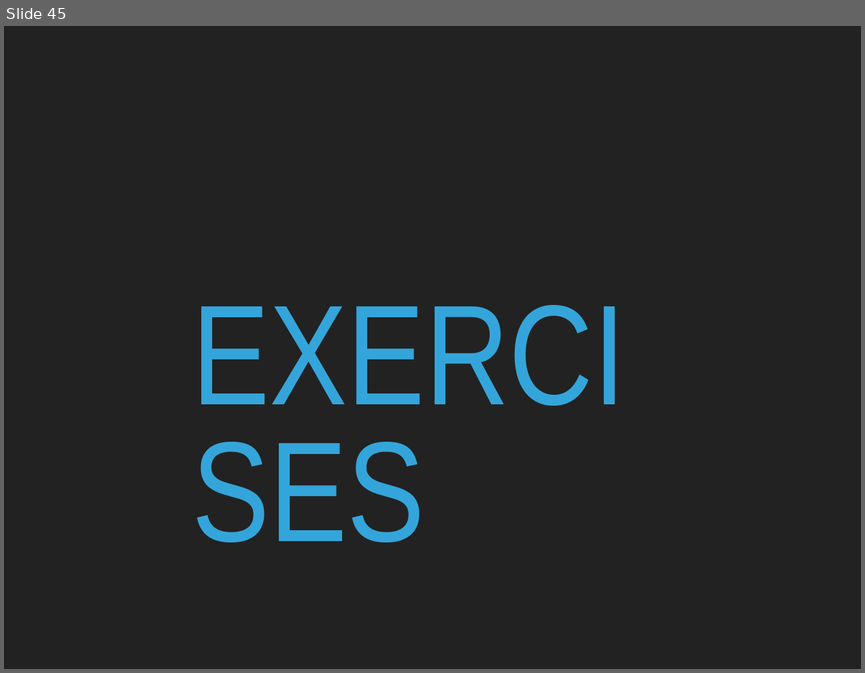
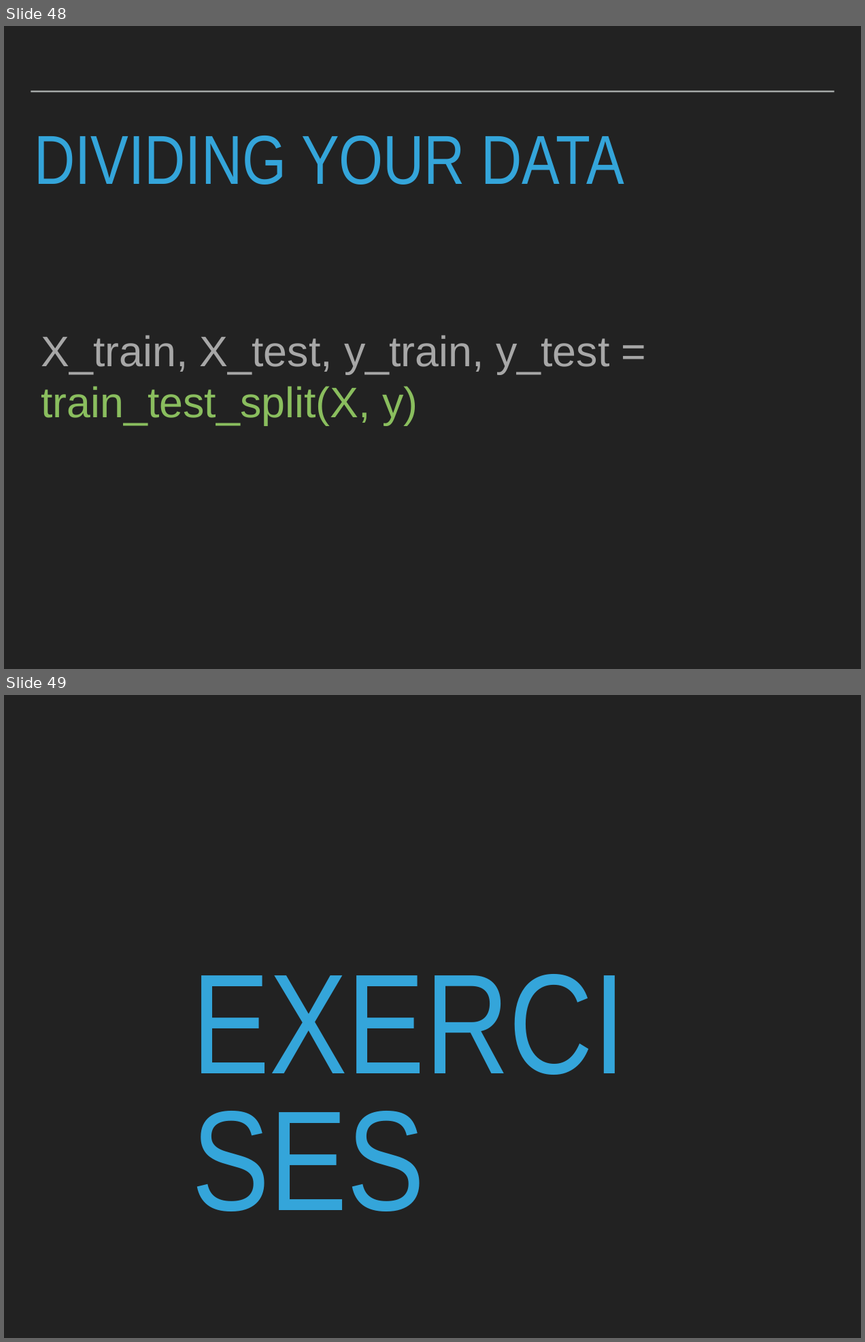
Before and after one commit to patricks1/noble-machine-learning, a slide deck: Session1/Session1_Slides.pptx. Shown one above the other, each under a label of ours: slide 45 before the commit, slides 48 and 49 after it. The pictures are 865x673 and 865x1342 pixels, drawn with LibreOffice and Linux fonts; fonts in the diff are those of the drawing. Boxes give left, top, right and bottom in pixels: in the first picture for what was removed or moved away, otherwise in the second. Text is boxed around its words. In the diff, an @@ line names an element or a change of style, - is before the commit and + after.

```diff
--- a/Session1/Session1_Slides.pptx
+++ b/Session1/Session1_Slides.pptx
@@ slide 48 added at (4,26,861,669), background #222222 @@
@@ line added from (31, 92) to (834, 92), #A6AAA9 2 pt @@
@@ title added at (34,135,623,184), 82.8 pt, text #34A5DA @@
+DIVIDING YOUR DATA
@@ text added at (41,335,609,425), 51 pt, text #A7A7A7 @@
+X_train, X_test, y_train, y_test = train_test_split(X, y)
@@ what was slide 45 is now slide 49 @@
```
Also in this commit, not shown: 3 slides changed, 5 other slides added, 1 other file.
